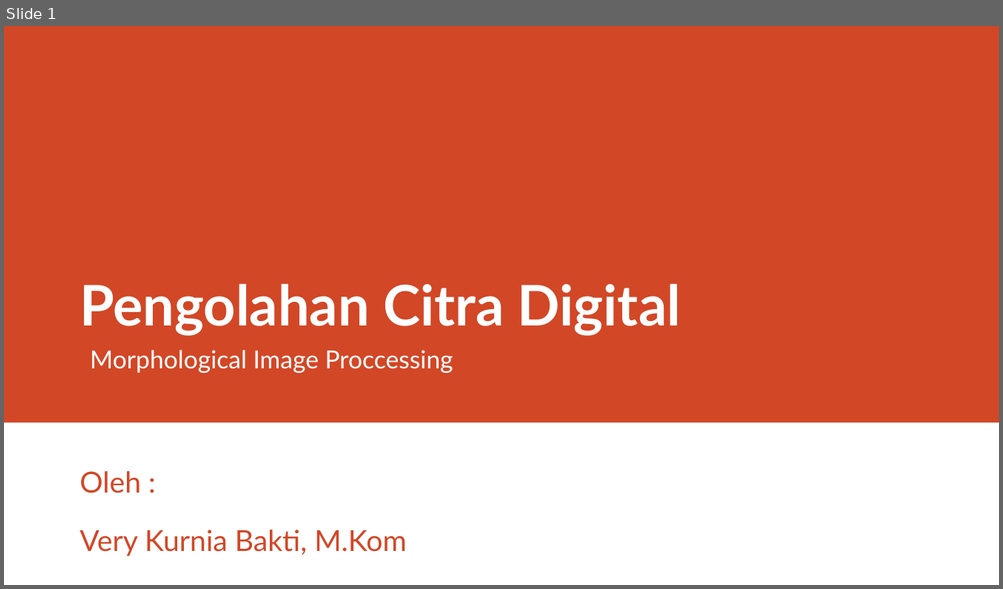
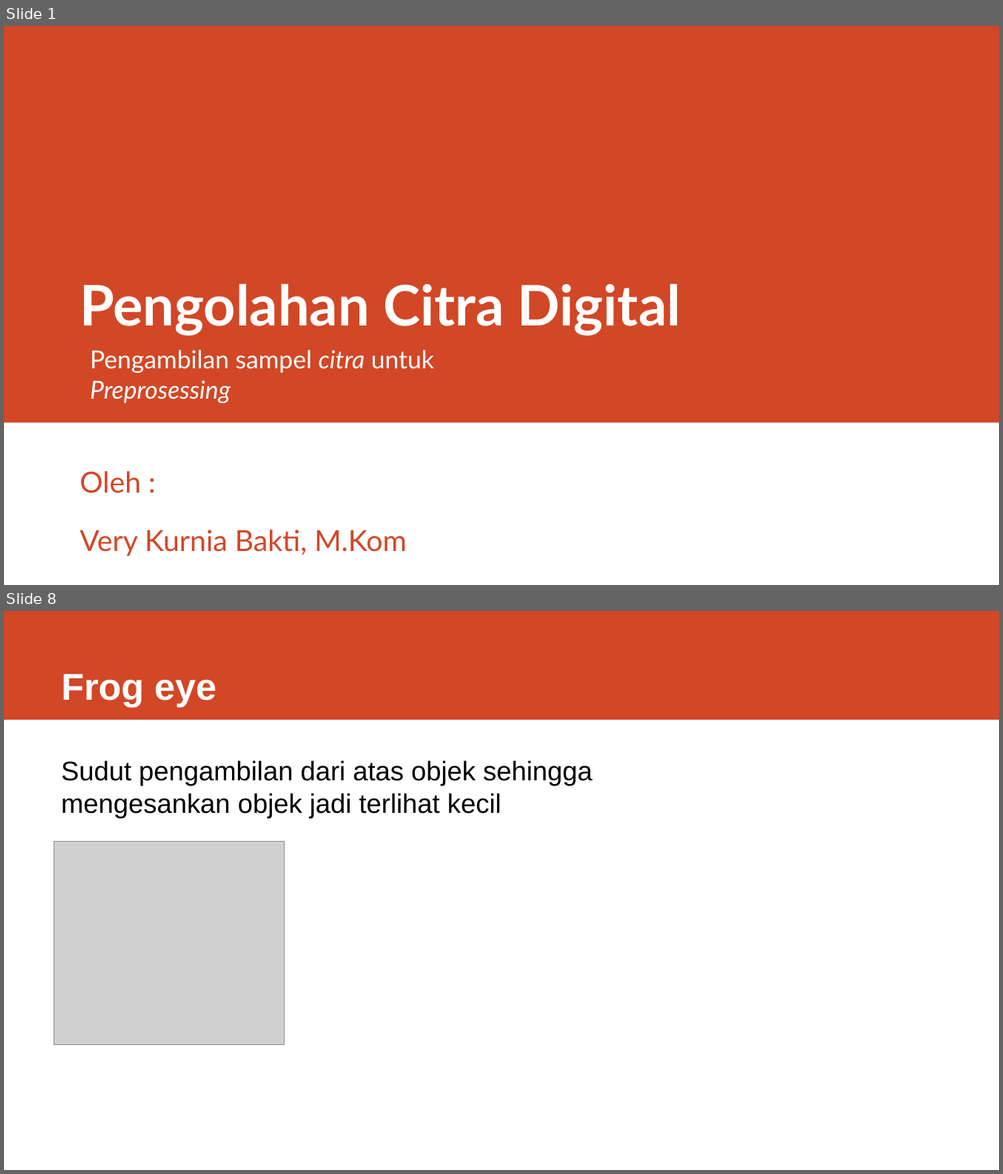
Before and after one commit to rizalarfani/Pengolahan-Citra-Digital-PCD-, a slide deck: Materi/Morphological Image Proccessing.pptx. Shown one above the other, each under a label of ours: slide 1 before the commit, slides 1 and 8 after it; the slides between them are not shown. The pictures are 1003x589 and 1003x1174 pixels, drawn with LibreOffice and Linux fonts; fonts in the diff are those of the drawing; grey boxes stand for pictures. Boxes give left, top, right and bottom in pixels: in the first picture for what was removed or moved away, otherwise in the second. Text is boxed around its words. In the diff, an @@ line names an element or a change of style, - is before the commit and + after.

Commit message:
add: materi pengambilan sampel dataset ppt

```diff
--- a/Materi/Morphological Image Proccessing.pptx
+++ b/Materi/Morphological Image Proccessing.pptx
@@ slide 8 added at box(4, 611, 999, 1170), background #FFFFFF @@
@@ rectangle added at box(4, 611, 999, 720), fill #D24726 @@
@@ title added at box(61, 674, 216, 707), 36 pt, text #FFFFFF, bold @@
+Frog eye
@@ text added at box(61, 760, 592, 819), 26 pt, text #000000 @@
+Sudut pengambilan dari atas objek sehingga mengesankan objek jadi terlihat kecil
@@ picture added at box(54, 842, 284, 1045) @@
@@ slide 1 changed as well @@
@@ text at box(90, 350, 434, 403): text changed @@
-Morphological Image Proccessing
+Pengambilan sampel citra untuk Preprosessing
```
Also in this commit, not shown: 1 other slide changed, 10 other slides added, 13 slides removed, 13 other files.
